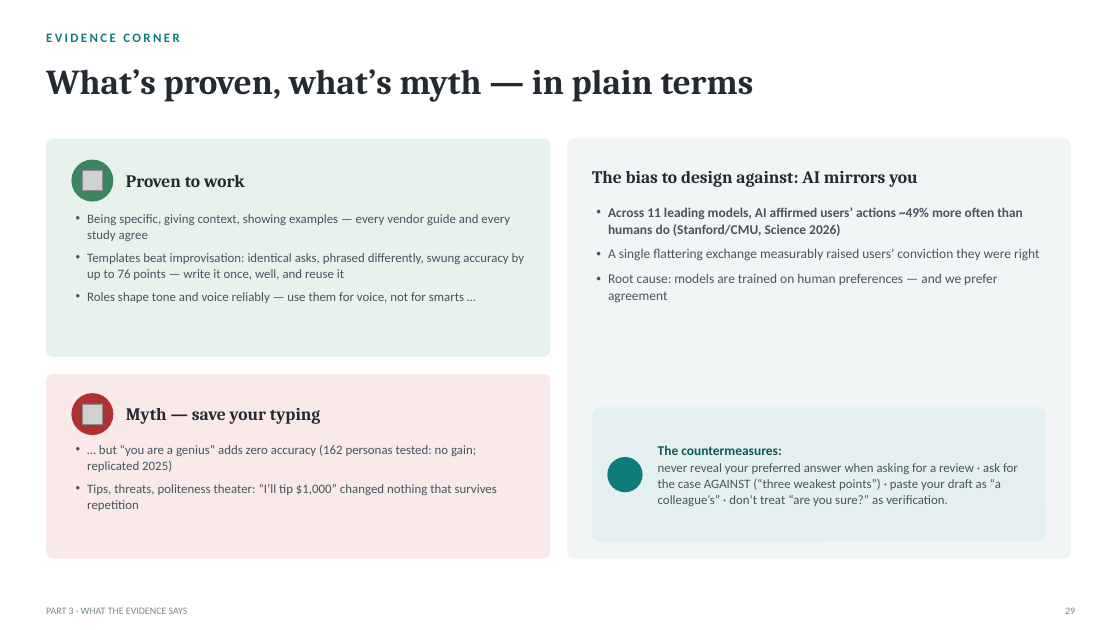
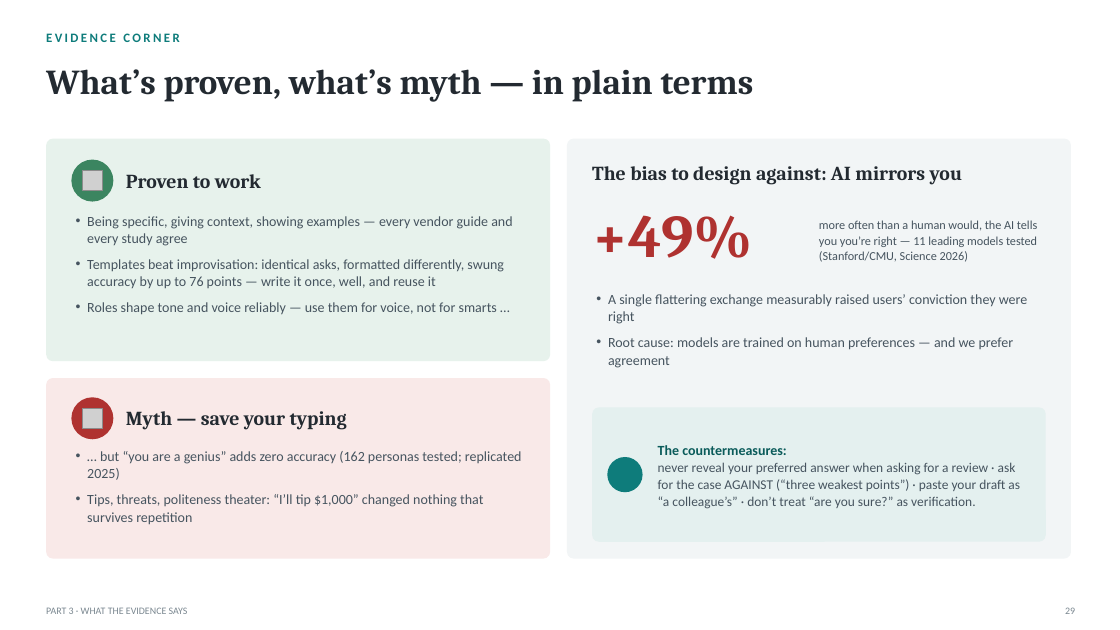
Before and after one commit to naviero1/Claude-Works, a slide deck: slide 29 of ai-training-prompt-engineering/deliverables/From_Prompts_to_Agents_Training.pptx. Drawn at 1120x630 pixels with LibreOffice and Linux fonts; fonts in the diff are those of the drawing; grey boxes stand for pictures; background and template pictures are left out. Boxes give left, top, right and bottom in pixels: in the first picture for what was removed or moved away, otherwise in the second. Text is boxed around its words. In the diff, an @@ line names an element or a change of style, - is before the commit and + after.

```diff
--- a/ai-training-prompt-engineering/deliverables/From_Prompts_to_Agents_Training.pptx
+++ b/ai-training-prompt-engineering/deliverables/From_Prompts_to_Agents_Training.pptx
@@ rounded rectangle resized from (x1=46, y1=139, x2=550, y2=357) to (x1=46, y1=139, x2=550, y2=361) @@
@@ rounded rectangle at (x1=46, y1=139, x2=550, y2=361): proportions changed @@
@@ text at (x1=608, y1=207, x2=1023, y2=236): paragraph removed @@
-• Across 11 leading models, AI affirmed users’ actions ~49% more often than humans do (Stanford/CMU, Science 2026)
@@ text at (x1=87, y1=216, x2=512, y2=315): size 11 to 12 pt in "Being specific, giving context, showing examples — ...", "Roles shape tone and voice reliably — ..."; more space between paragraphs @@
@@ text added at (x1=592, y1=215, x2=753, y2=259), 52 pt, text #AF3230, bold @@
++49%
@@ text added at (x1=819, y1=220, x2=1037, y2=262), 10.5 pt, text #46545F @@
+more often than a human would, the AI tells you you’re right — 11 leading models tested (Stanford/CMU, Science 2026)
@@ text at (x1=87, y1=259, x2=504, y2=288): text changed; size 11 to 12 pt @@
-• Templates beat improvisation: identical asks, phrased differently, swung accuracy by up to 76 points — write it once, well, and reuse it
+• Templates beat improvisation: identical asks, formatted differently, swung accuracy by up to 76 points — write it once, well, and reuse it
@@ text "A single flattering exchange measurably ..." moved from (x1=608, y1=207, x2=1040, y2=303) to (x1=608, y1=294, x2=1027, y2=368) @@
@@ text "A single flattering exchange measurably ..." at (x1=608, y1=294, x2=1027, y2=368): size 11.5 to 12 pt @@
@@ rounded rectangle at (x1=46, y1=378, x2=550, y2=559): proportions changed @@
@@ rounded rectangle resized from (x1=46, y1=374, x2=550, y2=559) to (x1=46, y1=378, x2=550, y2=559) @@
@@ ellipse moved from (x1=71, y1=393, x2=113, y2=435) to (x1=71, y1=397, x2=113, y2=439) @@
@@ picture moved from (x1=82, y1=404, x2=103, y2=424) to (x1=82, y1=408, x2=103, y2=429) @@
@@ size 15 to 17 pt in 3 elements at (x1=126, y1=174, x2=261, y2=188), (x1=592, y1=166, x2=962, y2=185), (x1=126, y1=411, x2=347, y2=430) @@
@@ text "The countermeasures:" at (x1=658, y1=445, x2=1020, y2=509): size 11.5 to 12 pt in "The countermeasures:"; size 11 to 11.5 pt in "never reveal your preferred answer when asking ..." @@
@@ text at (x1=87, y1=451, x2=522, y2=480): text changed; size 11 to 12 pt @@
-• … but “you are a genius” adds zero accuracy (162 personas tested: no gain; replicated 2025)
+• … but “you are a genius” adds zero accuracy (162 personas tested; replicated 2025)
@@ text at (x1=87, y1=494, x2=483, y2=525): size 11 to 12 pt in "Tips, threats, politeness theater: “I’ll tip $1,000” ..."; more space between paragraphs @@
```
Also in this commit, not shown: 46 other slides changed, 3 slides added, 3 slides removed, 41 other files.
